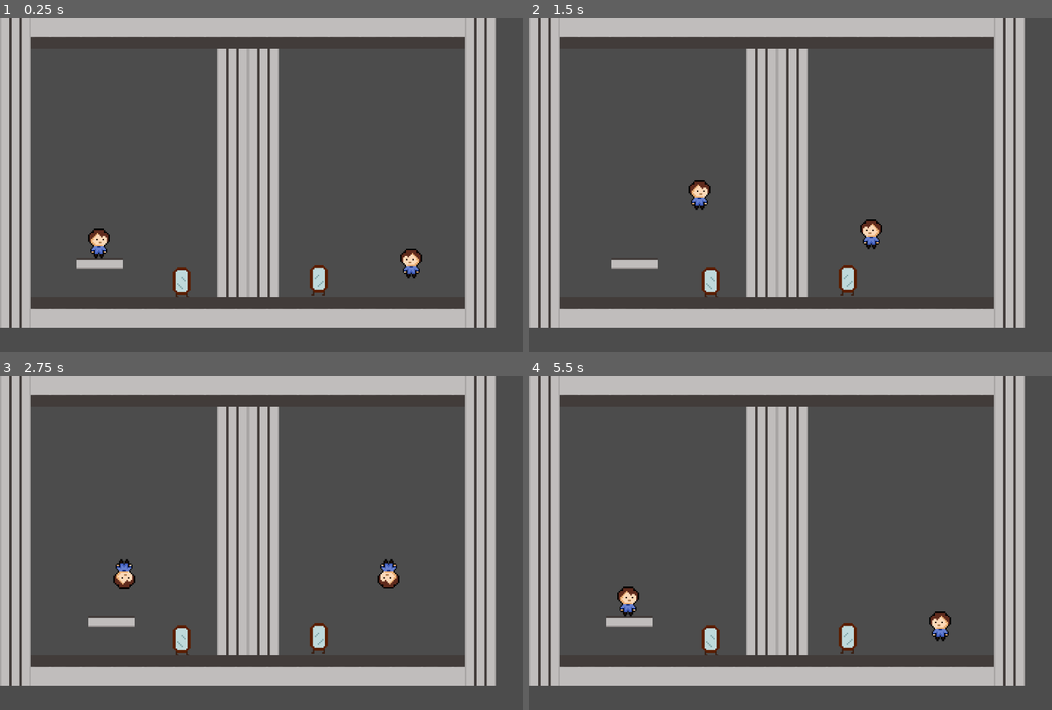
Above: before the commit, frames 1-4 (two rows, left to right).
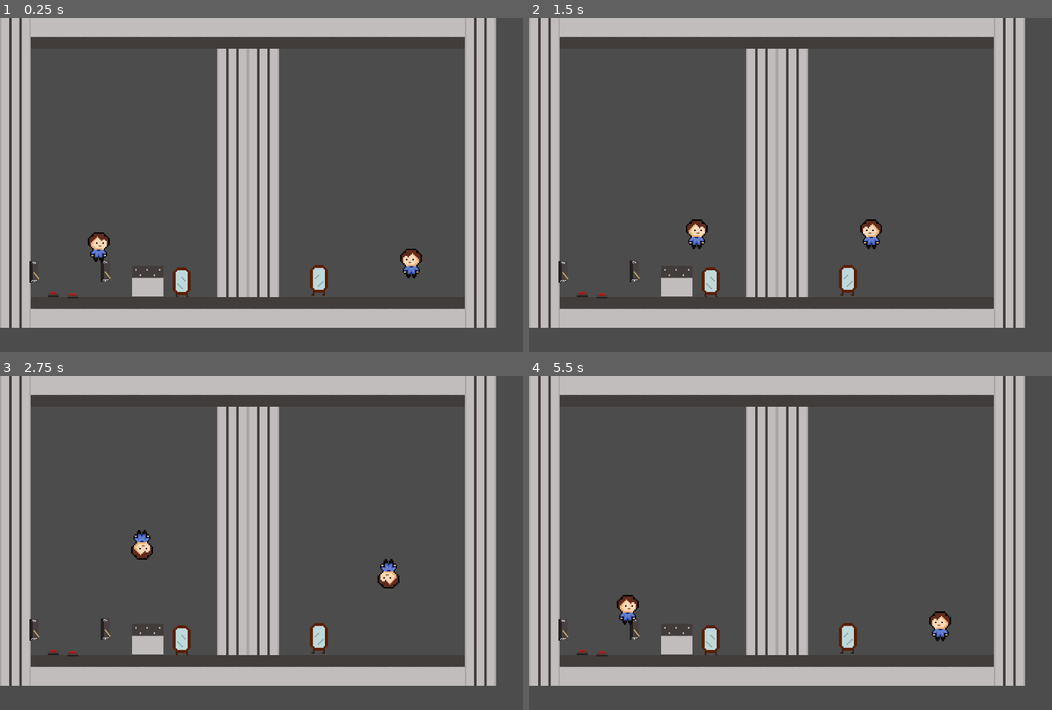
Above: after the commit, the same moments.

Repository: papukweh/Sohlepse
Game: Godot game, scene res://Stages/stage2.tscn
Same seed, same stepped clock (60 frames per second), same inputs: the game is played once before the commit and once after it. This scene is started directly instead of the project's main scene.
Inputs:
- Up to frame 1 (0.25 s): no input
- Up to frame 2 (1.5 s): tap Enter (ui_accept) at 0.5 s; hold Right (move_right) 0.53-1.28 s; tap F (play) at 0.6 s; tap Up (jump) at 0.77 s; hold Down (move_down) from 1.28 s (still down); tap H (change-h) at 1.35 s
- Up to frame 3 (2.75 s): tap Up (jump) at 1.52 s; tap F (play) at 1.55, 2.3 s; release Down (move_down) at 2.03 s; hold Right (move_right) from 2.03 s (still down); tap V (change-v) at 2.1 s
- Up to frame 4 (5.5 s): tap E (interact) at 2.85 s; tap Up (jump) at 3.02, 3.77, 4.52 s; tap F (play) at 3.05, 3.6, 4.55, 5.1 s; release Right (move_right) at 3.53 s; hold Left (move_left) 3.53-5.03 s; tap R (restart) at 4.15 s; tap G (record) at 4.35 s; hold Down (move_down) from 5.03 s (still down)

The runs differ from the first frame. In frame 1, 1.0% of the frame differs, in the area x 5-32%, y 63-84%; in frame 2, 1.3%, in the area x 5-35%, y 48-84%; in frame 3, 1.3%; in frame 4, 1.0%.

Commit message:
Botões e alavancas agora se conectam à múltiplos nós, e vice-versa.

Diff:
--- a/Sohlepse/Hazards/Thorns.gd
+++ b/Sohlepse/Hazards/Thorns.gd
@@ -1,9 +1,9 @@
 extends Area2D
 
 export var begin = 0 # 0 = default is deactivated
-var on = false
-signal triggered
-signal default
+export var activation = 0
+onready var on = false
+onready var transmitter = false
 
 func _ready():
 	if begin == 0:
@@ -12,21 +12,29 @@
 		on = true
 		$AnimatedSprite.animation = "on"
 
-func _onDefault():
-	if begin == 0:
-		on = false
-		$AnimatedSprite.animation = "off"
+func onTriggered():
+	var trigger = true
+	if activation != 0:
+		for g in self.get_groups():
+			if !g.begins_with("root"):
+				for n in get_tree().get_nodes_in_group(g):
+					if n.transmitter and  !n.activated:
+						trigger = false
+
+	if trigger:
+		if !on and begin == 0:
+			$AnimatedSprite.animation = "on"
+			on = true
+		elif on and begin != 0:
+			$AnimatedSprite.animation = "off"
+			on = false
 	else:
-		on = true
-		$AnimatedSprite.animation = "on"
-
-func _onTriggered():
-	if begin == 0:
-		on = true
-		$AnimatedSprite.animation = "on"
-	else:
-		on = false
-		$AnimatedSprite.animation = "off"
+		if on and begin == 0:
+			$AnimatedSprite.animation = "off"
+			on = false
+		elif !on and begin != 0:
+			$AnimatedSprite.animation = "on"
+			on = true
 
 func _on_Thorns_body_entered(body):
 	if (on and body.get_name().begins_with("Player") and not body.dead):
--- a/Sohlepse/Hazards/Thorns.tscn
+++ b/Sohlepse/Hazards/Thorns.tscn
@@ -1,20 +1,20 @@
 [gd_scene load_steps=7 format=2]
 
 [ext_resource path="res://Hazards/Thorns.gd" type="Script" id=1]
-[ext_resource path="res://Assets/thorn_off.png" type="Texture" id=2]
-[ext_resource path="res://Assets/thorn_on.png" type="Texture" id=3]
+[ext_resource path="res://Assets/thorn_on.png" type="Texture" id=2]
+[ext_resource path="res://Assets/thorn_off.png" type="Texture" id=3]
 
 [sub_resource type="SpriteFrames" id=1]
 
 animations = [ {
 "frames": [ ExtResource( 2 ) ],
 "loop": true,
-"name": "off",
+"name": "on",
 "speed": 5.0
 }, {
 "frames": [ ExtResource( 3 ) ],
 "loop": true,
-"name": "on",
+"name": "off",
 "speed": 5.0
 } ]
 
@@ -41,6 +41,7 @@
 script = ExtResource( 1 )
 _sections_unfolded = [ "Collision", "Transform" ]
 begin = 0
+activation = 0
 
 [node name="AnimatedSprite" type="AnimatedSprite" parent="." index="0"]
 
@@ -75,7 +76,3 @@
 _sections_unfolded = [ "Transform" ]
 
 [connection signal="body_entered" from="." to="." method="_on_Thorns_body_entered"]
-
-[connection signal="default" from="." to="." method="_on_Thorns_default"]
-
-[connection signal="triggered" from="." to="." method="_on_Thorns_triggered"]
--- a/Sohlepse/Objects/Button.gd
+++ b/Sohlepse/Objects/Button.gd
@@ -1,17 +1,15 @@
 extends Area2D
-
-export var object = ""
 
 #button1
 onready var sig = get_name()
+onready var activated = false
+onready var transmitter = true
 signal hit
 signal triggered
-signal default
 
 func _ready():
 	for n in get_tree().get_nodes_in_group(sig):
-		connect("triggered", n, "_onTriggered")
-		connect("default", n, "_onDefault")
+		connect("triggered", n, "onTriggered")
 
 func _on_Button_body_entered(body):
 	$CollisionShape2D.disabled = true
@@ -19,4 +17,8 @@
 	emit_signal("hit")
 
 func _on_Button_hit():
+	activated = true
 	emit_signal("triggered")
+
+func onTriggered():
+	pass
--- a/Sohlepse/Objects/ButtonInst.gd
+++ b/Sohlepse/Objects/ButtonInst.gd
@@ -1,31 +1,31 @@
 extends StaticBody2D
 
-export var object = ""
-
 onready var sig = get_name()
+onready var activated = false
+onready var transmitter = true
 
 signal hit
 signal out
 signal triggered
-signal default
 
 func _ready():
 	for n in get_tree().get_nodes_in_group(sig):
-		connect("triggered", n, "_onTriggered")
-		connect("default", n, "_onDefault")
+		connect("triggered", n, "onTriggered")
+	$AnimatedSprite.animation = "default"
+	$CollisionShape2D.disabled = false
 
-func _process(delta):
-	if $left.is_colliding() || $right.is_colliding() || $up.is_colliding():
-		emit_signal("hit")
-	else:
-		emit_signal("out")
+func _on_ButtonInst_hit(body):
+	if body != self:
+		$AnimatedSprite.animation = "pressed"
+		$CollisionShape2D.disabled = true
+		activated = true
+		emit_signal("triggered")
 
-func _on_ButtonInst_hit():
-	$AnimatedSprite.animation = "pressed"
-	$CollisionShape2D.disabled = true
+func _on_ButtonInst_out(body):
+	$AnimatedSprite.animation = "default"
+	$CollisionShape2D.disabled = false
+	activated = false
 	emit_signal("triggered")
 
-func _on_ButtonInst_out():
-	$AnimatedSprite.animation = "default"
-	$CollisionShape2D.disabled = false
-	emit_signal("default")
+func onTriggered():
+	pass
--- a/Sohlepse/Objects/ButtonInst.tscn
+++ b/Sohlepse/Objects/ButtonInst.tscn
@@ -1,8 +1,13 @@
-[gd_scene load_steps=6 format=2]
+[gd_scene load_steps=7 format=2]
 
 [ext_resource path="res://Objects/ButtonInst.gd" type="Script" id=1]
 [ext_resource path="res://Assets/Button2.png" type="Texture" id=2]
 [ext_resource path="res://Assets/Button1.png" type="Texture" id=3]
+
+[sub_resource type="RectangleShape2D" id=3]
+
+custom_solver_bias = 0.0
+extents = Vector2( 10, 10 )
 
 [sub_resource type="SpriteFrames" id=1]
 
@@ -33,51 +38,41 @@
 friction = 1.0
 bounce = 0.0
 script = ExtResource( 1 )
-object = ""
 
-[node name="AnimatedSprite" type="AnimatedSprite" parent="." index="0"]
+[node name="Area2D" type="Area2D" parent="." index="0"]
+
+input_pickable = true
+gravity_vec = Vector2( 0, 1 )
+gravity = 98.0
+linear_damp = 0.1
+angular_damp = 1.0
+audio_bus_override = false
+audio_bus_name = "Master"
+
+[node name="CollisionShape2D" type="CollisionShape2D" parent="Area2D" index="0"]
+
+position = Vector2( 0.298248, -3.6417 )
+scale = Vector2( 1.07397, -0.504908 )
+shape = SubResource( 3 )
+
+[node name="AnimatedSprite" type="AnimatedSprite" parent="." index="1"]
 
 scale = Vector2( 0.7, 0.7 )
 frames = SubResource( 1 )
 animation = "default"
 _sections_unfolded = [ "Transform", "Z Index" ]
 
-[node name="CollisionShape2D" type="CollisionShape2D" parent="." index="1"]
+[node name="CollisionShape2D" type="CollisionShape2D" parent="." index="2"]
 
 position = Vector2( -0.030027, -0.278818 )
 scale = Vector2( 0.690345, 0.461321 )
 shape = SubResource( 2 )
 _sections_unfolded = [ "Transform" ]
 
-[node name="left" type="RayCast2D" parent="." index="2"]
-
-position = Vector2( -7.36273, -5.61355 )
-scale = Vector2( 0.303466, 0.098162 )
-enabled = true
-exclude_parent = true
-cast_to = Vector2( 0, 50 )
-collision_mask = 1
-
-[node name="right" type="RayCast2D" parent="." index="3"]
-
-position = Vector2( 7.12738, -5.68045 )
-scale = Vector2( 0.370407, 0.0992329 )
-enabled = true
-exclude_parent = true
-cast_to = Vector2( 0, 50 )
-collision_mask = 1
-
-[node name="up" type="RayCast2D" parent="." index="4"]
-
-position = Vector2( 7.17838, -5.15526 )
-rotation = 1.5708
-scale = Vector2( 1.02966, 0.291092 )
-enabled = true
-exclude_parent = true
-cast_to = Vector2( 0, 50 )
-collision_mask = 1
-_sections_unfolded = [ "Transform" ]
-
 [connection signal="hit" from="." to="." method="_on_ButtonInst_hit"]
 
 [connection signal="out" from="." to="." method="_on_ButtonInst_out"]
+
+[connection signal="body_entered" from="Area2D" to="." method="_on_ButtonInst_hit"]
+
+[connection signal="body_exited" from="Area2D" to="." method="_on_ButtonInst_out"]
--- a/Sohlepse/Objects/Lever.gd
+++ b/Sohlepse/Objects/Lever.gd
@@ -1,22 +1,19 @@
 extends Area2D
 
-export var object = ""
+onready var activated = false
+onready var transmitter = true
 var inbody = null
-var activated = false
 var timeout = 0
 signal hit
 signal triggered
-signal default
 
 onready var sig = get_name()
 
 #lever1
 func _ready():
 	for n in get_tree().get_nodes_in_group(sig):
-		connect("triggered", n, "_onTriggered")
-		connect("default", n, "_onDefault")
-	#obj.connect("triggered", obj, "_on_" + object + "_triggered")
-	#obj.connect("default", obj, "_on_" + object + "_default")
+		print("connecting "+sig+" to "+n.get_name())
+		connect("triggered", n, "onTriggered")
 
 func _process(delta):
 	timeout-=1
@@ -33,9 +30,14 @@
 func _on_Lever_hit():
 	if !activated:
 		$AnimatedSprite.animation = "on"
+		activated = true
 		emit_signal("triggered")
-		activated = true
+
 	else:
 		$AnimatedSprite.animation = "off"
-		emit_signal("default")
 		activated = false
+		emit_signal("triggered")
+
+
+func onTriggered():
+	pass
--- a/Sohlepse/Objects/Lever.tscn
+++ b/Sohlepse/Objects/Lever.tscn
@@ -36,7 +36,6 @@
 audio_bus_name = "Master"
 script = ExtResource( 1 )
 _sections_unfolded = [ "Collision" ]
-object = ""
 
 [node name="AnimatedSprite" type="AnimatedSprite" parent="." index="0"]
 
--- a/Sohlepse/Objects/MovingPlatform.gd
+++ b/Sohlepse/Objects/MovingPlatform.gd
@@ -4,6 +4,9 @@
 export var cycle = 1.0
 var accum = 0.0
 
+func _ready():
+	if motion.y != 0:
+		$platform.add_to_group('kill')
 
 func _physics_process(delta):
 	accum += delta * (1.0 / cycle) * PI * 2.0
--- a/Sohlepse/Objects/MovingPlatform.tscn
+++ b/Sohlepse/Objects/MovingPlatform.tscn
@@ -8,7 +8,7 @@
 custom_solver_bias = 0.0
 extents = Vector2( 32.2953, 11.9587 )
 
-[node name="MovingPlatform" type="Node2D"]
+[node name="MovingPlatform" type="Node2D" index="0"]
 
 scale = Vector2( 1.5, 1 )
 script = ExtResource( 1 )
@@ -16,9 +16,7 @@
 motion = Vector2( 0, 0 )
 cycle = 1.0
 
-[node name="platform" type="RigidBody2D" parent="." index="0" groups=[
-"kill",
-]]
+[node name="platform" type="RigidBody2D" parent="." index="0"]
 
 input_pickable = false
 collision_layer = 1
--- a/Sohlepse/Objects/Wall.gd
+++ b/Sohlepse/Objects/Wall.gd
@@ -1,12 +1,44 @@
 extends StaticBody2D
 
 signal triggered
-signal default
+export var begin = 0 #ativada por padrão
+export var activation = 0 #alternates
+onready var active = true
+onready var transmitter = false
 
-func _onTriggered():
-	self.hide()
-	$CollisionShape2D.disabled = true
+func _ready():
+	if begin != 0:
+		self.hide()
+		$CollisionShape2D.disabled = true
+		active = false
+	else:
+		self.show()
+		$CollisionShape2D.disabled = false
+		active = true
 
-func _onDefault():
-	self.show()
-	$CollisionShape2D.disabled = false
+func onTriggered():
+	var trigger = true
+	if activation != 0:
+		for g in self.get_groups():
+			if !g.begins_with("root"):
+				for n in get_tree().get_nodes_in_group(g):
+					if n.transmitter and !n.activated:
+						trigger = false
+	if trigger:
+		if active and begin == 0:
+			self.hide()
+			$CollisionShape2D.disabled = true
+			active = false
+		elif !active and begin != 0:
+			self.show()
+			$CollisionShape2D.disabled = false
+			active = true
+	else:
+		if active and begin != 0:
+			self.hide()
+			$CollisionShape2D.disabled = true
+			active = false
+		elif !active and begin == 0:
+			self.show()
+			$CollisionShape2D.disabled = false
+			active = true
--- a/Sohlepse/Player/Player.gd
+++ b/Sohlepse/Player/Player.gd
@@ -35,7 +35,7 @@
 onready var view = null
 onready var interacting = false
 onready var crushing = false
-onready var time = 1
+onready var time = 10
 onready var initpos = self.get_position()
 
 func _ready():
@@ -51,12 +51,11 @@
 		return
 
 	if not crushing:
-		time = 1
+		time = 35
 	if crushing:
-		time -= delta
+		time -= 1
 
 	if time <= 0:
-		#print(time)
 		die()
 
 	if Input.is_action_just_pressed("change-v"):
@@ -155,6 +154,7 @@
 
 func die():
 	dead = true
+	$CollisionShape2D.disabled = true
 	if invert_horizontal == -1 or invert_vertical == -1:
 		$AnimationPlayer.play("Death2")
 	else:
--- a/Sohlepse/Player/Player.tscn
+++ b/Sohlepse/Player/Player.tscn
@@ -4,24 +4,23 @@
 [ext_resource path="res://Assets/Player.png" type="Texture" id=2]
 [ext_resource path="res://Player/InputHandler.gd" type="Script" id=3]
 
-[sub_resource type="CircleShape2D" id=5]
+[sub_resource type="CircleShape2D" id=1]
 
 custom_solver_bias = 0.0
 radius = 9.0047
 
-[sub_resource type="RectangleShape2D" id=1]
+[sub_resource type="RectangleShape2D" id=2]
 
 custom_solver_bias = 0.0
 extents = Vector2( 20.4562, 10 )
 
-[sub_resource type="RectangleShape2D" id=2]
+[sub_resource type="RectangleShape2D" id=3]
 
 custom_solver_bias = 0.0
 extents = Vector2( 10, 10 )
 
-[sub_resource type="Animation" id=3]
-
-resource_name = "Death"
+[sub_resource type="Animation" id=4]
+
 length = 2.0
 loop = false
 step = 0.1
@@ -62,9 +61,8 @@
 "values": [ 5 ]
 }
 
-[sub_resource type="Animation" id=4]
-
-resource_name = "Death2"
+[sub_resource type="Animation" id=5]
+
 length = 1.0
 loop = false
 step = 0.1
@@ -105,7 +103,7 @@
 "values": [ 5 ]
 }
 
-[node name="Player" type="KinematicBody2D" index="0"]
+[node name="Player" type="KinematicBody2D"]
 
 position = Vector2( -0.475647, 1 )
 input_pickable = false
@@ -189,8 +187,8 @@
 playback_process_mode = 1
 playback_default_blend_time = 0.0
 playback_speed = 1.0
-anims/Death = SubResource( 3 )
-anims/Death2 = SubResource( 4 )
+anims/Death = SubResource( 4 )
+anims/Death2 = SubResource( 5 )
 blend_times = [  ]
 _sections_unfolded = [ "Pause", "Playback Options" ]
 
--- a/Sohlepse/Stages/stage1.tscn
+++ b/Sohlepse/Stages/stage1.tscn
@@ -98,29 +98,26 @@
 
 [node name="Box2" parent="Objects" index="1" instance=ExtResource( 4 )]
 
-position = Vector2( 598.116, 347.565 )
+position = Vector2( 534, 117 )
 
 [node name="Box3" parent="Objects" index="2" instance=ExtResource( 4 )]
 
-position = Vector2( 496.246, 361.933 )
+position = Vector2( 268, 138 )
 
 [node name="Button1" parent="Objects" index="3" instance=ExtResource( 5 )]
 
 position = Vector2( 180.002, 448.136 )
 _sections_unfolded = [ "Transform" ]
-object = "Wall"
 
 [node name="Lever3" parent="Objects" index="4" instance=ExtResource( 6 )]
 
-position = Vector2( 81, 403 )
+position = Vector2( 518, 392 )
 scale = Vector2( 1.21187, 1.13228 )
 _sections_unfolded = [ "Collision", "Transform" ]
-object = "Wall"
 
 [node name="Button4" parent="Objects" index="5" instance=ExtResource( 7 )]
 
 position = Vector2( 874.407, 254.369 )
-object = "Thorns"
 
 [node name="Thorns4" parent="Objects" index="6" groups=[
 "Button4",
@@ -128,30 +125,37 @@
 
 position = Vector2( 743.799, 212.471 )
 begin = 1
+activation = 0
 
 [node name="Button2" parent="Objects" index="7" instance=ExtResource( 7 )]
 
 position = Vector2( 423, 446 )
 _sections_unfolded = [ "Transform" ]
-object = "Wall"
 
 [node name="Wall1" parent="Objects" index="8" groups=[
 "Button2",
 ] instance=ExtResource( 9 )]
 
 position = Vector2( 700.841, 351.323 )
+begin = 0
+activation = 0
 
 [node name="Wall2" parent="Objects" index="9" groups=[
 "Button2",
+"Lever3",
 ] instance=ExtResource( 9 )]
 
 position = Vector2( 700.67, 413.527 )
+begin = 0
+activation = 0
 
 [node name="Wall3" parent="Objects" index="10" groups=[
 "Button2",
 ] instance=ExtResource( 9 )]
 
 position = Vector2( 701.124, 285.966 )
+begin = 0
+activation = 0
 
 [node name="Hazards" type="Node" parent="." index="5"]
 
@@ -206,7 +210,7 @@
 
 [node name="Endgoal" parent="." index="6" instance=ExtResource( 13 )]
 
-position = Vector2( 224, 415 )
+position = Vector2( 233, 406 )
 
 [node name="EndgoalMirror" parent="." index="7" instance=ExtResource( 14 )]
 
--- a/Sohlepse/Stages/stage2.tscn
+++ b/Sohlepse/Stages/stage2.tscn
@@ -1,11 +1,15 @@
-[gd_scene load_steps=7 format=2]
+[gd_scene load_steps=11 format=2]
 
 [ext_resource path="res://Stages/Stage.tscn" type="PackedScene" id=1]
 [ext_resource path="res://tileset_test.tres" type="TileSet" id=2]
 [ext_resource path="res://Player/Player.tscn" type="PackedScene" id=3]
 [ext_resource path="res://Objects/Endgoal.tscn" type="PackedScene" id=4]
 [ext_resource path="res://Objects/EndgoalMirror.tscn" type="PackedScene" id=5]
-[ext_resource path="res://Objects/MovingPlatform.tscn" type="PackedScene" id=6]
+[ext_resource path="res://Objects/Button.tscn" type="PackedScene" id=6]
+[ext_resource path="res://Objects/ButtonInst.tscn" type="PackedScene" id=7]
+[ext_resource path="res://Objects/Lever.tscn" type="PackedScene" id=8]
+[ext_resource path="res://Hazards/Thorns.tscn" type="PackedScene" id=9]
+[ext_resource path="res://Objects/Wall.tscn" type="PackedScene" id=10]
 
 [node name="stage2" instance=ExtResource( 1 )]
 
@@ -70,6 +74,8 @@
 
 [node name="Players" type="Node" parent="." index="3"]
 
+editor/display_folded = true
+
 [node name="Player1" parent="Players" index="0" instance=ExtResource( 3 )]
 
 position = Vector2( 203.522, 451.267 )
@@ -87,8 +93,45 @@
 
 position = Vector2( 660.145, 541.377 )
 
-[node name="MovingPlatform" parent="." index="6" instance=ExtResource( 6 )]
+[node name="Objects" type="Node" parent="." index="6"]
 
-position = Vector2( 203.997, 506.902 )
-motion = Vector2( 200, 0 )
-cycle = 200.0
+[node name="Button" parent="Objects" index="0" groups=[
+"Button",
+] instance=ExtResource( 6 )]
+
+position = Vector2( 110.317, 572.783 )
+
+[node name="ButtonInst" parent="Objects" index="1" groups=[
+"ButtonInst",
+] instance=ExtResource( 7 )]
+
+position = Vector2( 150.359, 573.346 )
+
+[node name="Lever" parent="Objects" index="2" groups=[
+"Lever",
+] instance=ExtResource( 8 )]
+
+position = Vector2( 72.2569, 524.901 )
+
+[node name="Lever2" parent="Objects" index="3" groups=[
+"Lever2",
+] instance=ExtResource( 8 )]
+
+position = Vector2( 219.585, 523.673 )
+
+[node name="Thorns" parent="Objects" index="4" groups=[
+"Lever2",
+"Lever",
+] instance=ExtResource( 9 )]
+
+position = Vector2( 305.316, 535.11 )
+activation = 1
+
+[node name="Wall" parent="Objects" index="5" groups=[
+"Lever2",
+"Lever",
+] instance=ExtResource( 10 )]
+
+position = Vector2( 314.692, 425.463 )
+begin = 1
+activation = 1
--- a/Sohlepse/Stages/stage8.tscn
+++ b/Sohlepse/Stages/stage8.tscn
@@ -99,6 +99,8 @@
 position = Vector2( -786, 511 )
 scale = Vector2( 1, 1.97642 )
 _sections_unfolded = [ "Collision", "Transform" ]
+begin = 0
+activation = 0
 
 [node name="Wall2" parent="Objects" index="1" groups=[
 "Lever2",
@@ -107,6 +109,8 @@
 position = Vector2( 786, 511 )
 scale = Vector2( 1, 1.97642 )
 _sections_unfolded = [ "Collision", "Transform" ]
+begin = 0
+activation = 0
 
 [node name="MovingPlatform" parent="Objects" index="2" instance=ExtResource( 5 )]
 
@@ -132,35 +136,29 @@
 scale = Vector2( 3.7449, 1 )
 _sections_unfolded = [ "Transform" ]
 
-[node name="Box" parent="Objects" index="6" instance=ExtResource( 7 )]
-
-position = Vector2( -850, 90 )
-
-[node name="Box2" parent="Objects" index="7" instance=ExtResource( 7 )]
+[node name="Box2" parent="Objects" index="6" instance=ExtResource( 7 )]
 
 position = Vector2( 850, 90 )
 
-[node name="Lever" parent="Objects" index="8" instance=ExtResource( 8 )]
+[node name="Lever" parent="Objects" index="7" instance=ExtResource( 8 )]
 
 position = Vector2( -78, 525 )
 scale = Vector2( -1, 1 )
 _sections_unfolded = [ "Collision", "Transform" ]
-object = "Wall"
 
-[node name="Lever2" parent="Objects" index="9" instance=ExtResource( 8 )]
+[node name="Lever2" parent="Objects" index="8" instance=ExtResource( 8 )]
 
 position = Vector2( 78, 525 )
 _sections_unfolded = [ "Collision", "Transform" ]
-object = "Wall"
 
-[node name="MovingPlatform3" parent="Objects" index="10" instance=ExtResource( 5 )]
+[node name="MovingPlatform3" parent="Objects" index="9" instance=ExtResource( 5 )]
 
 position = Vector2( -445, 200 )
 scale = Vector2( 3.1953, 1 )
 motion = Vector2( -50, 0 )
 cycle = 5.0
 
-[node name="MovingPlatform4" parent="Objects" index="11" instance=ExtResource( 5 )]
+[node name="MovingPlatform4" parent="Objects" index="10" instance=ExtResource( 5 )]
 
 position = Vector2( 445, 200 )
 scale = Vector2( 3.1953, 1 )
Not shown: 2 places in Sohlepse/Player/Player.tscn that only renumber resources
